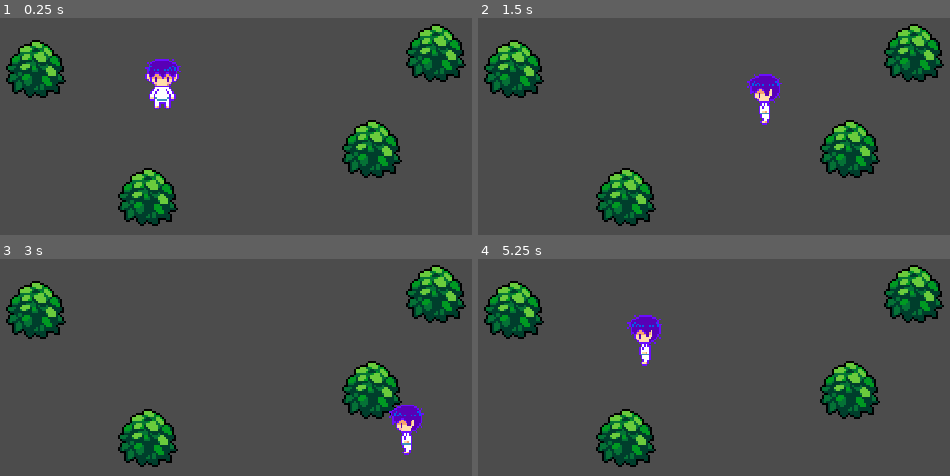
Above: before the commit, frames 1-4 (two rows, left to right).
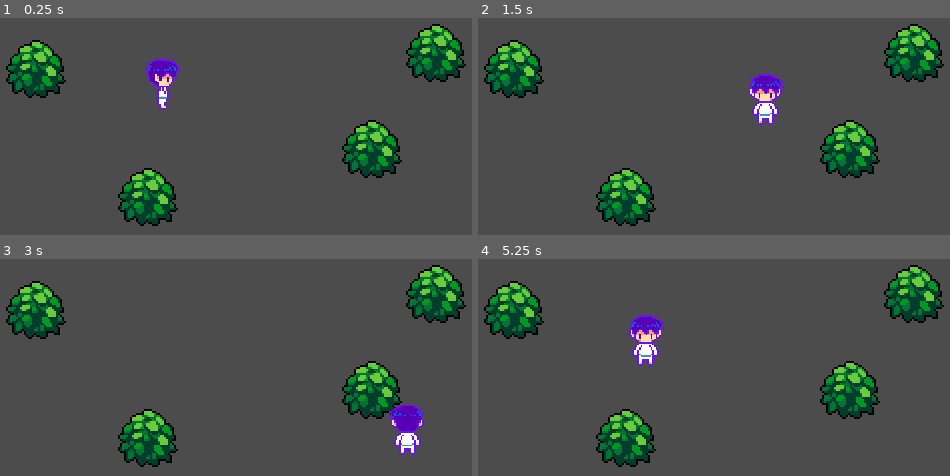
Above: after the commit, the same moments.

Repository: Seadig94/2021GameProject
Game: Godot game, scene res://World.tscn
The game is run twice, just before and just after one commit, with the same random seed, the same clock (stepped at 60 frames per second) and the same inputs.
Inputs:
- Up to frame 1 (0.25 s): no input
- Up to frame 2 (1.5 s): tap Enter at 0.5 s; hold Right (ui_right) 0.53-1.28 s; hold Down (ui_down) from 1.28 s (still down)
- Up to frame 3 (3 s): release Down (ui_down) at 2.03 s; hold Right (ui_right) 2.03-2.78 s; hold Up (ui_up) from 2.78 s (still down)
- Up to frame 4 (5.25 s): release Up (ui_up) at 3.53 s; hold Left (ui_left) 3.53-5.03 s; hold Down (ui_down) from 5.03 s (still down)

The runs differ from the first frame. In frame 1, 0.5% of the frame differs, in the area x 30-38%, y 24-42%; in frame 2, 0.6%; in frame 3, 0.6%; in frame 4, 0.6%, in the area x 31-40%, y 25-50%.

Commit message:
10/05/21
Completed the 4 directional movement, as well as idle and walking animations.

Diff:
--- a/Hero/Player/Player.gd
+++ b/Hero/Player/Player.gd
@@ -8,6 +8,8 @@
 
 
 onready var animationPlayer = $AnimationPlayer
+onready var animationTree = $AnimationTree
+onready var animationState = animationTree.get("parameters/playback")
 
 func _physics_process(delta):
 	var input_vector = Vector2.ZERO
@@ -16,13 +18,12 @@
 	input_vector = input_vector.normalized()
 
 	if input_vector != Vector2.ZERO:
-		if input_vector.x > 0:
-			animationPlayer.play("WalkRight")
-		else:
-			animationPlayer.play("WalkLeft")
+		animationTree.set("parameters/Idle/blend_position", input_vector)
+		animationTree.set("parameters/Run/blend_position", input_vector)
+		animationState.travel("Run")
 		velocity = velocity.move_toward(input_vector * MAX_SPEED, ACCELERATION * delta)
 	else:
-		animationPlayer.play("IdleDown")
+		animationState.travel("Idle")
 		velocity = velocity.move_toward(Vector2.ZERO, FRICTION * delta)
 
 	velocity = move_and_slide(velocity)
--- a/Hero/Player/Player.tscn
+++ b/Hero/Player/Player.tscn
@@ -1,16 +1,17 @@
-[gd_scene load_steps=15 format=2]
+[gd_scene load_steps=30 format=2]
 
 [ext_resource path="res://Hero Sprites/Hero Walk Right.png" type="Texture" id=1]
 [ext_resource path="res://Player/Player.gd" type="Script" id=2]
 [ext_resource path="res://Hero Sprites/Hero Walk Left.png" type="Texture" id=3]
 [ext_resource path="res://Hero Sprites/Hero Walk Up.png" type="Texture" id=4]
 [ext_resource path="res://Hero Sprites/Hero Walk Down.png" type="Texture" id=5]
+[ext_resource path="res://Hero Sprites/Hero Idle.png" type="Texture" id=6]
 
 [sub_resource type="CapsuleShape2D" id=1]
 radius = 4.24837
 height = 0.0
 
-[sub_resource type="Animation" id=4]
+[sub_resource type="Animation" id=2]
 resource_name = "IdleDown"
 length = 0.1
 loop = true
@@ -39,36 +40,36 @@
 "values": [ 1 ]
 }
 
-[sub_resource type="Animation" id=5]
+[sub_resource type="Animation" id=3]
 resource_name = "IdleLeft"
 length = 0.1
 loop = true
 tracks/0/type = "value"
-tracks/0/path = NodePath("Sprite:normal_map")
-tracks/0/interp = 1
-tracks/0/loop_wrap = true
-tracks/0/imported = false
-tracks/0/enabled = true
-tracks/0/keys = {
-"times": PoolRealArray( 0 ),
-"transitions": PoolRealArray( 1 ),
-"update": 1,
-"values": [ null ]
-}
-tracks/1/type = "value"
-tracks/1/path = NodePath("Sprite:frame")
-tracks/1/interp = 1
-tracks/1/loop_wrap = true
-tracks/1/imported = false
-tracks/1/enabled = true
-tracks/1/keys = {
+tracks/0/path = NodePath("Sprite:frame")
+tracks/0/interp = 1
+tracks/0/loop_wrap = true
+tracks/0/imported = false
+tracks/0/enabled = true
+tracks/0/keys = {
 "times": PoolRealArray( 0 ),
 "transitions": PoolRealArray( 1 ),
 "update": 1,
 "values": [ 1 ]
 }
-
-[sub_resource type="Animation" id=6]
+tracks/1/type = "value"
+tracks/1/path = NodePath("Sprite:texture")
+tracks/1/interp = 1
+tracks/1/loop_wrap = true
+tracks/1/imported = false
+tracks/1/enabled = true
+tracks/1/keys = {
+"times": PoolRealArray( 0 ),
+"transitions": PoolRealArray( 1 ),
+"update": 1,
+"values": [ ExtResource( 6 ) ]
+}
+
+[sub_resource type="Animation" id=4]
 resource_name = "IdleRight"
 length = 0.1
 loop = true
@@ -184,8 +185,7 @@
 "values": [ 1, 2, 3, 0, 1 ]
 }
 
-[sub_resource type="Animation" id=3]
-resource_name = "WalkRight"
+[sub_resource type="Animation" id=8]
 length = 1.2
 loop = true
 tracks/0/type = "value"
@@ -213,8 +213,7 @@
 "values": [ 1, 2, 3, 0 ]
 }
 
-[sub_resource type="Animation" id=2]
-resource_name = "WalkUp"
+[sub_resource type="Animation" id=9]
 length = 1.2
 loop = true
 tracks/0/type = "value"
@@ -241,6 +240,66 @@
 "update": 1,
 "values": [ ExtResource( 4 ) ]
 }
+
+[sub_resource type="AnimationNodeAnimation" id=10]
+animation = "IdleDown"
+
+[sub_resource type="AnimationNodeAnimation" id=11]
+animation = "IdleRight"
+
+[sub_resource type="AnimationNodeAnimation" id=12]
+animation = "IdleUp"
+
+[sub_resource type="AnimationNodeAnimation" id=13]
+animation = "IdleLeft"
+
+[sub_resource type="AnimationNodeBlendSpace2D" id=14]
+blend_point_0/node = SubResource( 10 )
+blend_point_0/pos = Vector2( 0, 1.2 )
+blend_point_1/node = SubResource( 11 )
+blend_point_1/pos = Vector2( 1, 0 )
+blend_point_2/node = SubResource( 12 )
+blend_point_2/pos = Vector2( 0, -1.2 )
+blend_point_3/node = SubResource( 13 )
+blend_point_3/pos = Vector2( -1, 0 )
+blend_mode = 1
+
+[sub_resource type="AnimationNodeAnimation" id=17]
+animation = "WalkLeft"
+
+[sub_resource type="AnimationNodeAnimation" id=18]
+animation = "WalkDown"
+
+[sub_resource type="AnimationNodeAnimation" id=19]
+animation = "WalkRight"
+
+[sub_resource type="AnimationNodeAnimation" id=20]
+animation = "WalkUp"
+
+[sub_resource type="AnimationNodeBlendSpace2D" id=21]
+blend_point_0/node = SubResource( 17 )
+blend_point_0/pos = Vector2( -1, 0 )
+blend_point_1/node = SubResource( 18 )
+blend_point_1/pos = Vector2( 0, 1.1 )
+blend_point_2/node = SubResource( 19 )
+blend_point_2/pos = Vector2( 1, 0 )
+blend_point_3/node = SubResource( 20 )
+blend_point_3/pos = Vector2( 0, -1.1 )
+blend_mode = 1
+
+[sub_resource type="AnimationNodeStateMachineTransition" id=22]
+
+[sub_resource type="AnimationNodeStateMachineTransition" id=23]
+
+[sub_resource type="AnimationNodeStateMachine" id=15]
+states/Idle/node = SubResource( 14 )
+states/Idle/position = Vector2( 567, 70 )
+states/Run/node = SubResource( 21 )
+states/Run/position = Vector2( 804, 70 )
+transitions = [ "Idle", "Run", SubResource( 22 ), "Run", "Idle", SubResource( 23 ) ]
+start_node = "Idle"
+
+[sub_resource type="AnimationNodeStateMachinePlayback" id=16]
 
 [node name="Player" type="KinematicBody2D"]
 position = Vector2( -0.0787468, 0.15749 )
@@ -249,7 +308,7 @@
 [node name="Sprite" type="Sprite" parent="."]
 position = Vector2( -0.902637, -8.98072 )
 scale = Vector2( 0.838779, 0.838779 )
-texture = ExtResource( 5 )
+texture = ExtResource( 1 )
 hframes = 2
 vframes = 2
 frame = 1
@@ -259,12 +318,19 @@
 shape = SubResource( 1 )
 
 [node name="AnimationPlayer" type="AnimationPlayer" parent="."]
-autoplay = "IdleDown"
-anims/IdleDown = SubResource( 4 )
-anims/IdleLeft = SubResource( 5 )
-anims/IdleRight = SubResource( 6 )
-anims/IdleUp = SubResource( 7 )
-anims/WalkDown = SubResource( 8 )
-anims/WalkLeft = SubResource( 9 )
-anims/WalkRight = SubResource( 3 )
-anims/WalkUp = SubResource( 2 )
+anims/IdleDown = SubResource( 2 )
+anims/IdleLeft = SubResource( 3 )
+anims/IdleRight = SubResource( 4 )
+anims/IdleUp = SubResource( 5 )
+anims/WalkDown = SubResource( 6 )
+anims/WalkLeft = SubResource( 7 )
+anims/WalkRight = SubResource( 8 )
+anims/WalkUp = SubResource( 9 )
+
+[node name="AnimationTree" type="AnimationTree" parent="."]
+tree_root = SubResource( 15 )
+anim_player = NodePath("../AnimationPlayer")
+active = true
+parameters/playback = SubResource( 16 )
+parameters/Idle/blend_position = Vector2( 0, 0 )
+parameters/Run/blend_position = Vector2( -0.723338, 0.232759 )
Not shown: 3 places in Hero/Player/Player.tscn that only renumber resources
Not shown, changed: Hero/Hero Sprites/Thumbs.db
